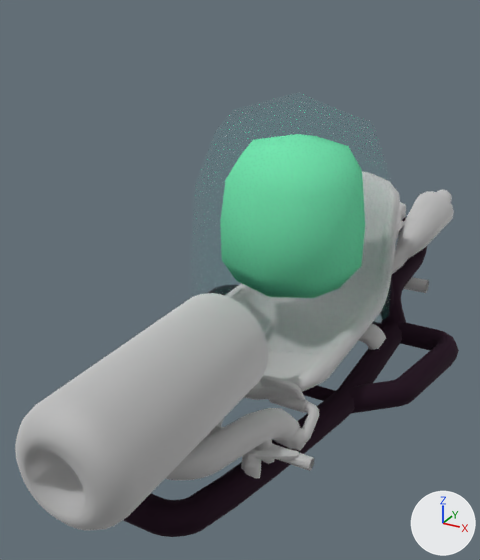
An edit to the Blender file Assets/Karting/Art/Models/Kart_Classic/KartClassic_Body.blend, drawn before and after from the same camera.
Camera for both pictures: a 50 mm camera at (0.87, -1.96, 1.32) aimed at (-0.09, -0.21, 0.45). The lights are fixed; the arrows at lower right show +X, +Y and +Z.

The first picture shows 'Cube.002', 'Kart_Body'.
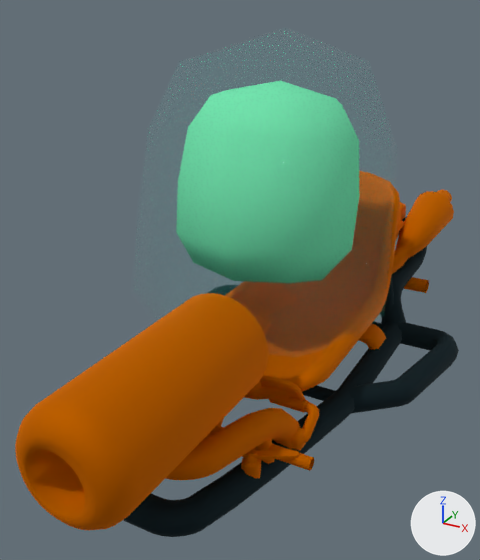
Pixel boxes (x1, y1, x2, y2) of what changed, in the pictures (480 x 560 px):
'Cube.002', moved, turned, rescaled: before (191, 92, 394, 356); after (133, 27, 398, 357)
'Kart_Body', recoloured: (15, 185, 458, 534) in both

What the commit changed:
Material 'KartRacerMaterial1' (mat_kartracermaterial1) changes colour from white #ffffff to orange #ff8300; in linear values from (1.0, 1.0, 1.0) to (1.0, 0.228, 0.0).
Object 'Cube.002' (ob_cube_002) moves from (0.0, 0.0, 0.626) to (-0.088, 0.001, 0.718).
Object 'Cube.002' (ob_cube_002) turns from (0, 0, 0) to (-9.1, 0, 0) degrees about x, y and z.
Object 'Cube.002' (ob_cube_002) is rescaled from (0.292, 0.292, 0.292) to (0.364, 0.364, 0.364).
